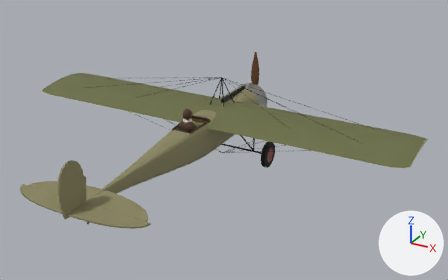
What one commit did to the glTF model public/models/fokker_eiii.glb.
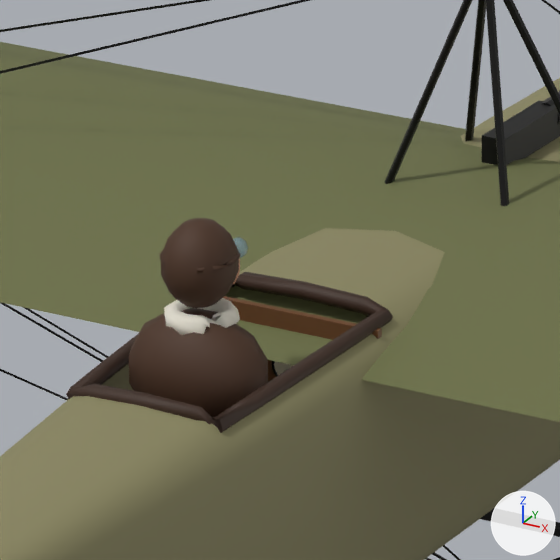
Old and new are each drawn whole from a 50 mm camera at (6.81, -12.27, 5.62) aimed at (0.78, -1.31, 0.14) and again close up on the part from 36% to 51% of the width and 30% to 53% of the height. Lighting does not change. The marker at lower right points along +X, +Y and +Z. The older version's two pictures come first. Where no turn or scale is listed for an object, it has been applied to the vertices. Vertices at exactly the same position are counted once.

Names of what the first close-up shows: 'Coaming', 'CockpitInterior', 'Fuselage', 'Guns', 'Pilot_Figure', 'Struts', 'Undercarriage', 'Wing_Main_L', 'Wing_Main_R', 'Wires' and 2 more.
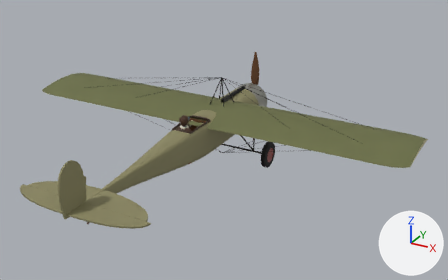
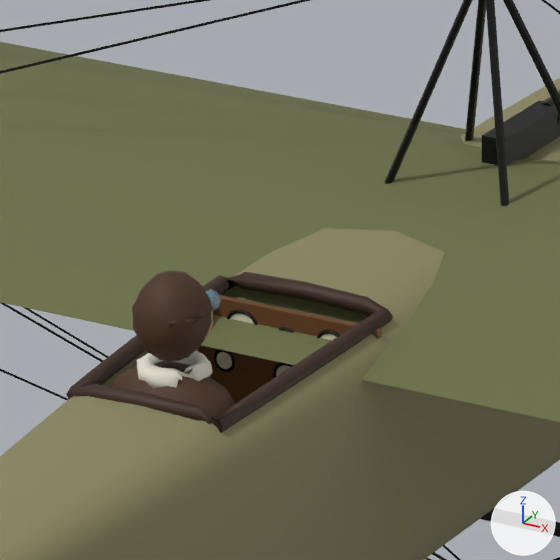
Pixel boxes (x1, y1, x2, y2) of what changed, in the close-ups (560 x 560 px):
```json
{"object": "Pilot_Figure", "change": "moved", "before": [129, 218, 268, 417], "after": [111, 271, 235, 417]}
{"object": "Gauge_RPM", "change": "moved", "after": [230, 314, 254, 324], "on screen": "not visible before"}
{"object": "Gauge_Speed", "change": "moved", "after": [321, 334, 336, 340], "on screen": "not visible before"}
```

The change, as JSON lines over the scene's bpy script:
```json
{"block": "me_pilot_figure", "where": "# used by ob_pilot_figure; location = (0.0, 0.0, 0.0)"}
{"op": "remove", "block": "me_pilot_figure", "code": "me_pilot_figure.from_pydata(...)  # 304 vertices, 588 faces; spans x -0.205..0.205, y -1.7..-1.42, z 0.21..0.8"}
{"op": "add", "block": "me_pilot_figure", "code": "me_pilot_figure.from_pydata(...)  # 304 vertices, 588 faces; spans x -0.205..0.205, y -1.84..-1.56, z 0.11..0.7"}
{"block": "me_pilot_figure", "change": "me_pilot_figure part 1: the whole mesh is moved by (0.0, -0.14, -0.1)"}
{"op": "set", "path": "ob_gauge_rpm.location", "old": "(-0.14, -1.123, 0.251)", "new": "(-0.14, -1.123, 0.316)"}
{"op": "set", "path": "ob_gauge_speed.location", "old": "(0.14, -1.123, 0.251)", "new": "(0.14, -1.123, 0.316)"}
```
